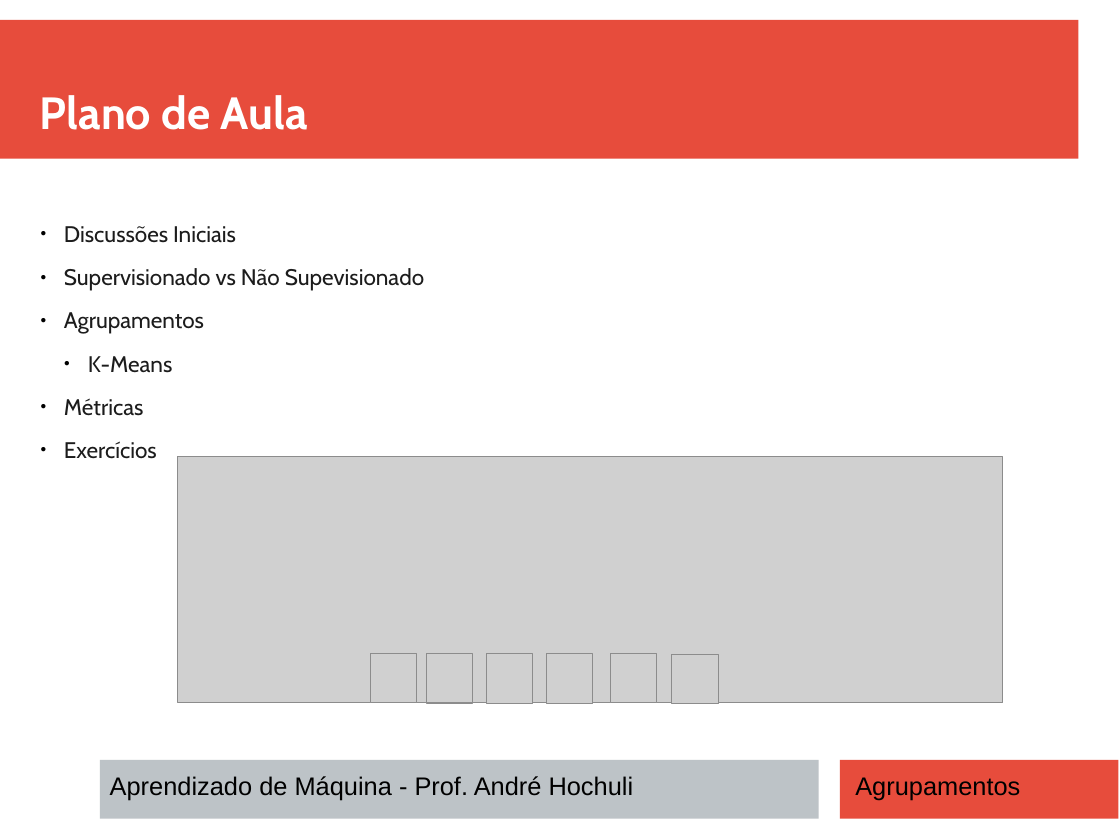
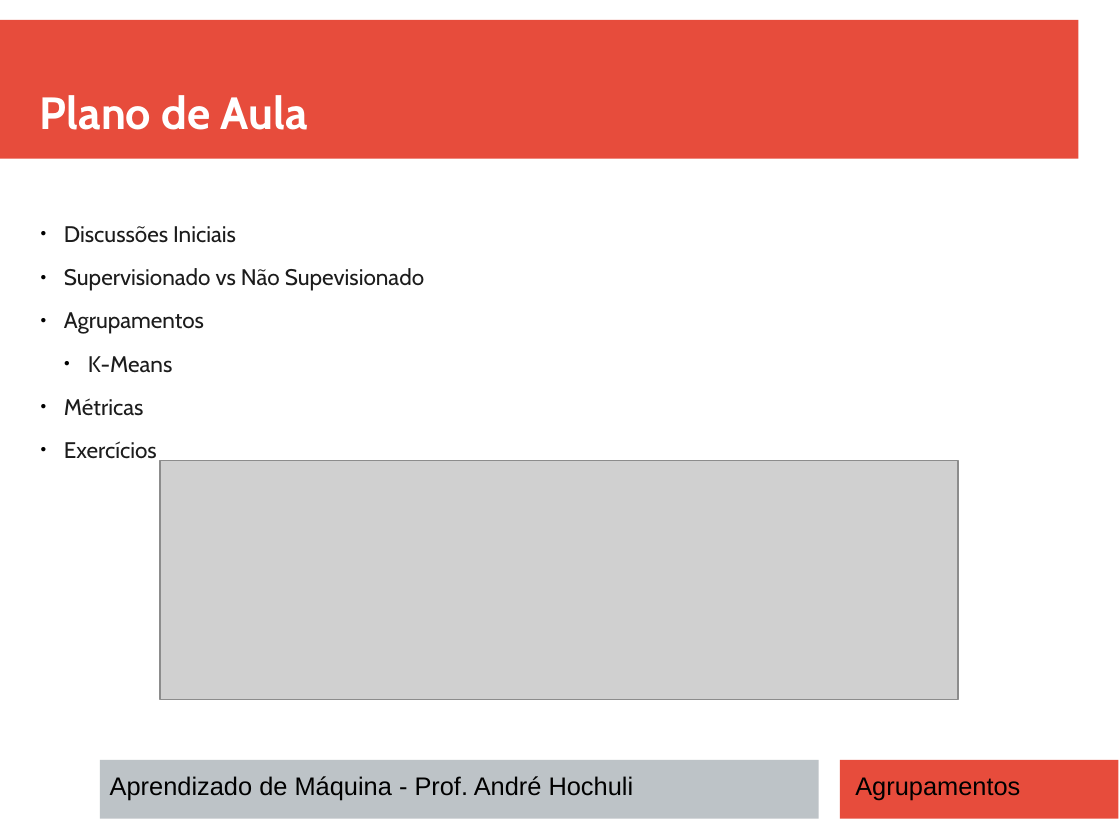
Before and after one commit to andrehochuli/teaching, a slide deck: slide 2 of AprendizadoMaquina/Tópico 03 - Aprendizado Não Supervisionado/Tópico 03 - Aprendizado - Não Supervisionado.pptx. Drawn at 1120x840 pixels with LibreOffice and Linux fonts; fonts in the diff are those of the drawing; grey boxes stand for pictures. Boxes give left, top, right and bottom in pixels: in the first picture for what was removed or moved away, otherwise in the second. Text is boxed around its words. In the diff, an @@ line names an element or a change of style, - is before the commit and + after.

```diff
--- a/AprendizadoMaquina/Tópico 03 - Aprendizado Não Supervisionado/Tópico 03 - Aprendizado - Não Supervisionado.pptx
+++ b/AprendizadoMaquina/Tópico 03 - Aprendizado Não Supervisionado/Tópico 03 - Aprendizado - Não Supervisionado.pptx
@@ picture: place and size @@
-picture at (178,457,1003,703)
+picture at (160,460,958,699)
@@ picture removed at (370,654,416,703) @@
@@ picture removed at (427,654,473,703) @@
@@ picture removed at (487,654,533,703) @@
@@ picture removed at (547,654,593,703) @@
@@ picture removed at (611,654,657,703) @@
@@ picture removed at (672,655,718,704) @@
```
Also in this commit, not shown: 1 other slide changed, 1 other file.
